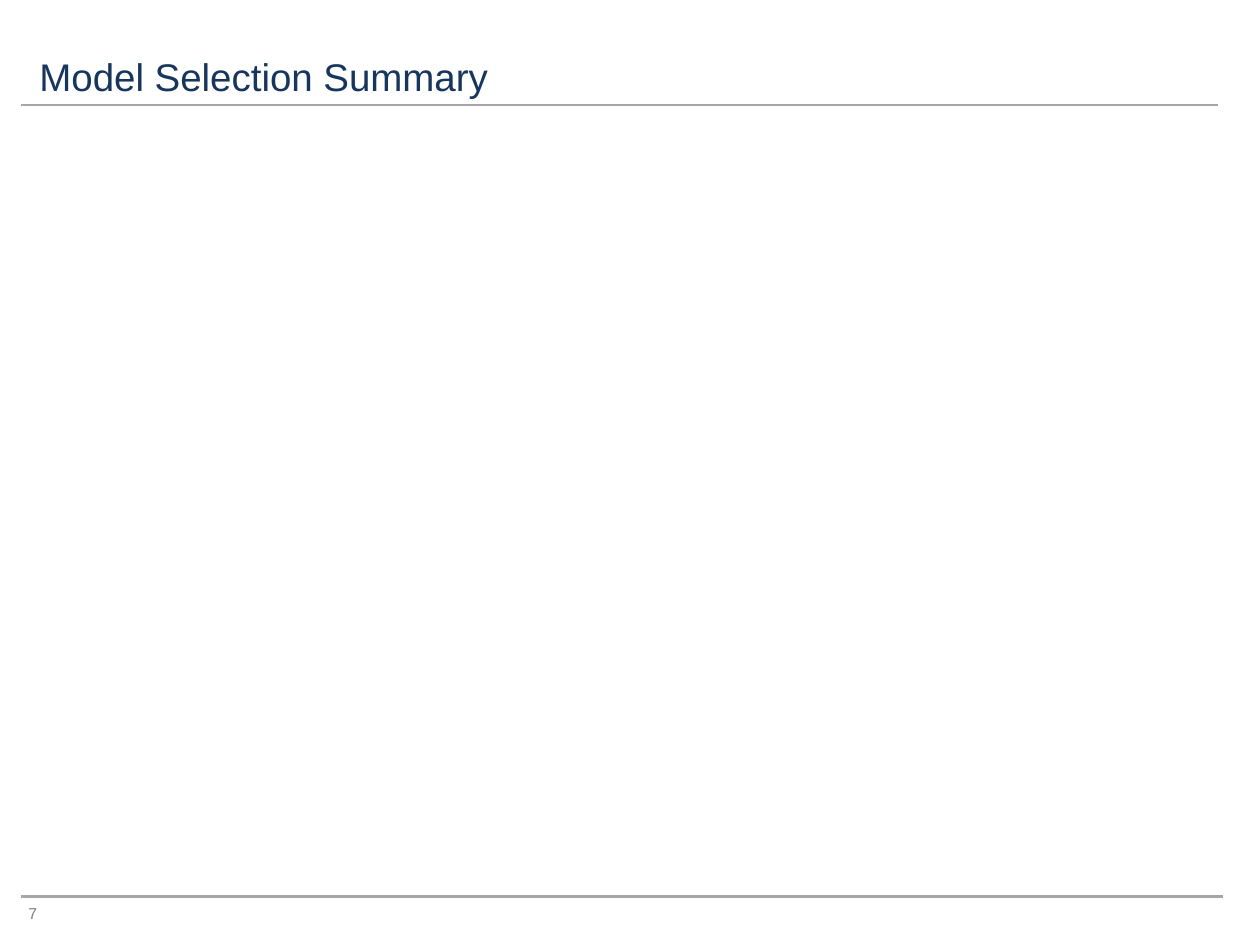
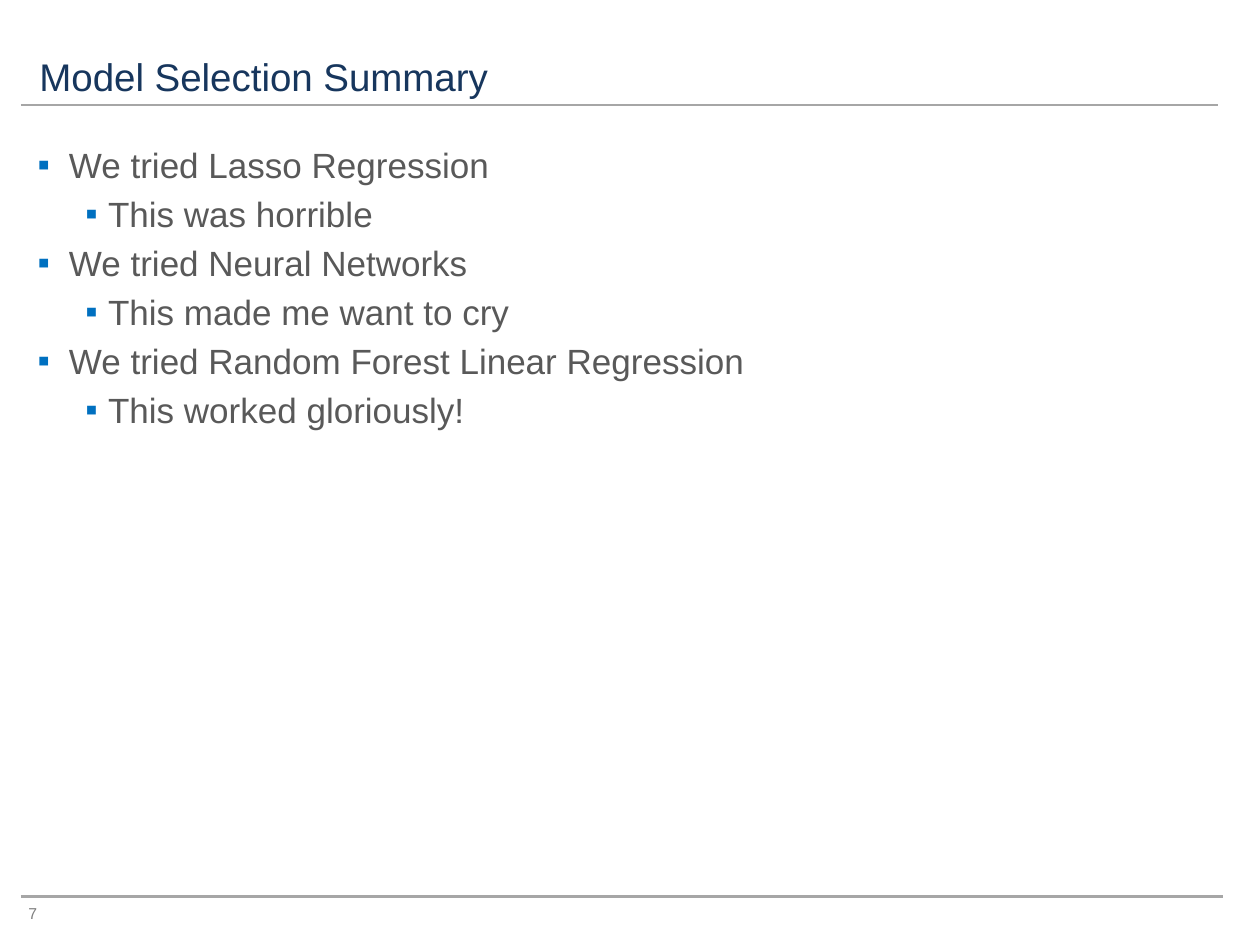
Before and after one commit to francoe/project_3, a slide deck: slide 7 of project_3_presentation.pptx. Drawn at 1260x945 pixels with LibreOffice and Linux fonts; fonts in the diff are those of the drawing. Boxes give left, top, right and bottom in pixels: in the first picture for what was removed or moved away, otherwise in the second. Text is boxed around its words. In the diff, an @@ line names an element or a change of style, - is before the commit and + after.

Commit message:
Lee edits to Ppt

```diff
--- a/project_3_presentation.pptx
+++ b/project_3_presentation.pptx
@@ text added at (69,152,744,429), 20 pt, text #595959 @@
+▪ We tried Lasso Regression
+  ▪ This was horrible
+▪ We tried Neural Networks
+  ▪ This made me want to cry
+▪ We tried Random Forest Linear Regression
+  ▪ This worked gloriously!
```
Also in this commit, not shown: 2 other slides changed, 1 other file.
